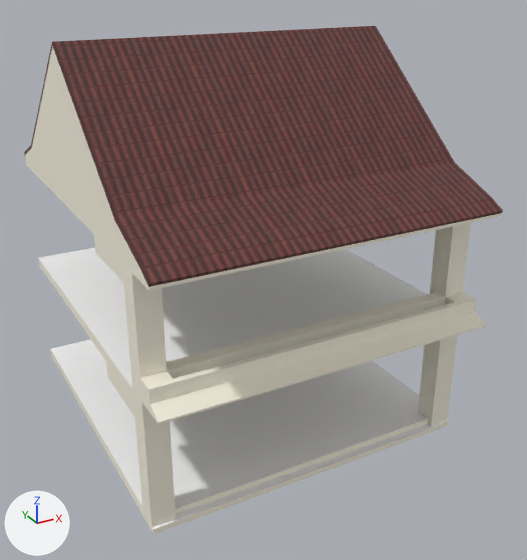
Renders of the FBX model Assets/Asset Afta/3D/Enviroment/Sekolah/ExportPropsFBX/Floor1&2.fbx from each side of a commit.
One viewpoint serves both versions: a camera (50 mm lens) standing at (-14.4, -29.5, 20.5) and looking at (0.6, -2.3, 6.9). The lights are fixed; the arrows at lower left show +X, +Y and +Z. The first picture is the older version. Objects named as collision shapes, trigger or cutter boxes, shadow casters or lower levels of detail are left out. Where no turn or scale is listed for an object, it has been applied to the vertices.

In view in the first picture: 'FloorLantai1', 'FloorLantai2', 'Roof', 'Tanaman', 'TiangFloor'.
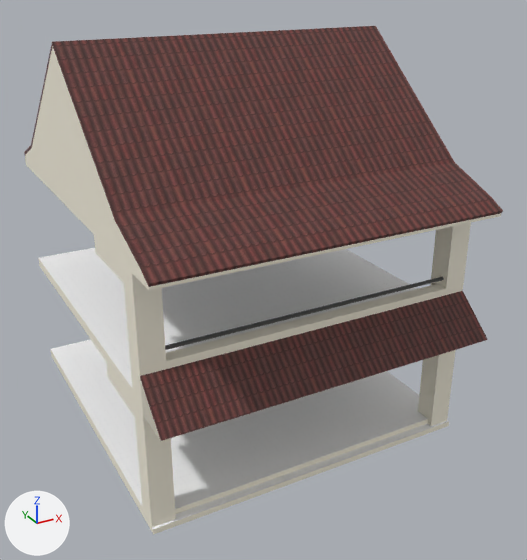
What changed in the scene script:
```text
Add img_colorpallet_png:
    img_colorpallet_png = load_image('colorPallet.png', 'colorPallet.png', 801, 801, 'sRGB')
Add mat_colorpallet:
    mat_colorpallet = principled_material('ColorPallet')
    mat_colorpallet.texture = img_colorpallet_png  # with its transparency
Add me_cube_079:
    me_cube_079.from_pydata(...)  # 24 vertices, 16 faces; spans x -6.5..6.5, y -0.08..0.08, z -0.08..0.08
    me_cube_079.materials.append(mat_colorpallet)  # picture img_colorpallet_png
Add me_scene_037:
    me_scene_037.from_pydata(...)  # 30 vertices, 29 faces; spans x -7.5..7.5, y -9.8..-7.4, z 5.4..7.4
    # faces by material slot: [19, 10]
    me_scene_037.materials.append(mat_walls)  # pale yellow #fdf7e5
    me_scene_037.materials.append(mat_roof)  # picture img_roof_red_08_256x256_png
Remove ob_tanaman:
    ob_tanaman = bpy.data.objects.new('Tanaman', me_scene_014)
    ob_tanaman.location = (0.0, 0.0, 0.0)
Add ob_cube:
    ob_cube = bpy.data.objects.new('Cube', me_cube_079)
    ob_cube.location = (0.0, -7.71, 7.76)
Add ob_tanaman_001:
    ob_tanaman_001 = bpy.data.objects.new('Tanaman.001', me_scene_037)
    ob_tanaman_001.location = (0.0, 0.0, 0.0)
```

Changed parts and their boxes (x1, y1, x2, y2) in the pictures (527 x 560 px):
'Tanaman.001', added (brown)
    after: (140, 284, 487, 441)
    faces in mat_roof (picture img_roof_red_08_256x256_png): (140, 291, 487, 441)
    faces in mat_walls (pale yellow #fdf7e5): (140, 284, 446, 441)
'Tanaman', deleted (pale yellow)
    before: (140, 292, 486, 424)
'Cube', added
    after: (165, 277, 444, 350)
